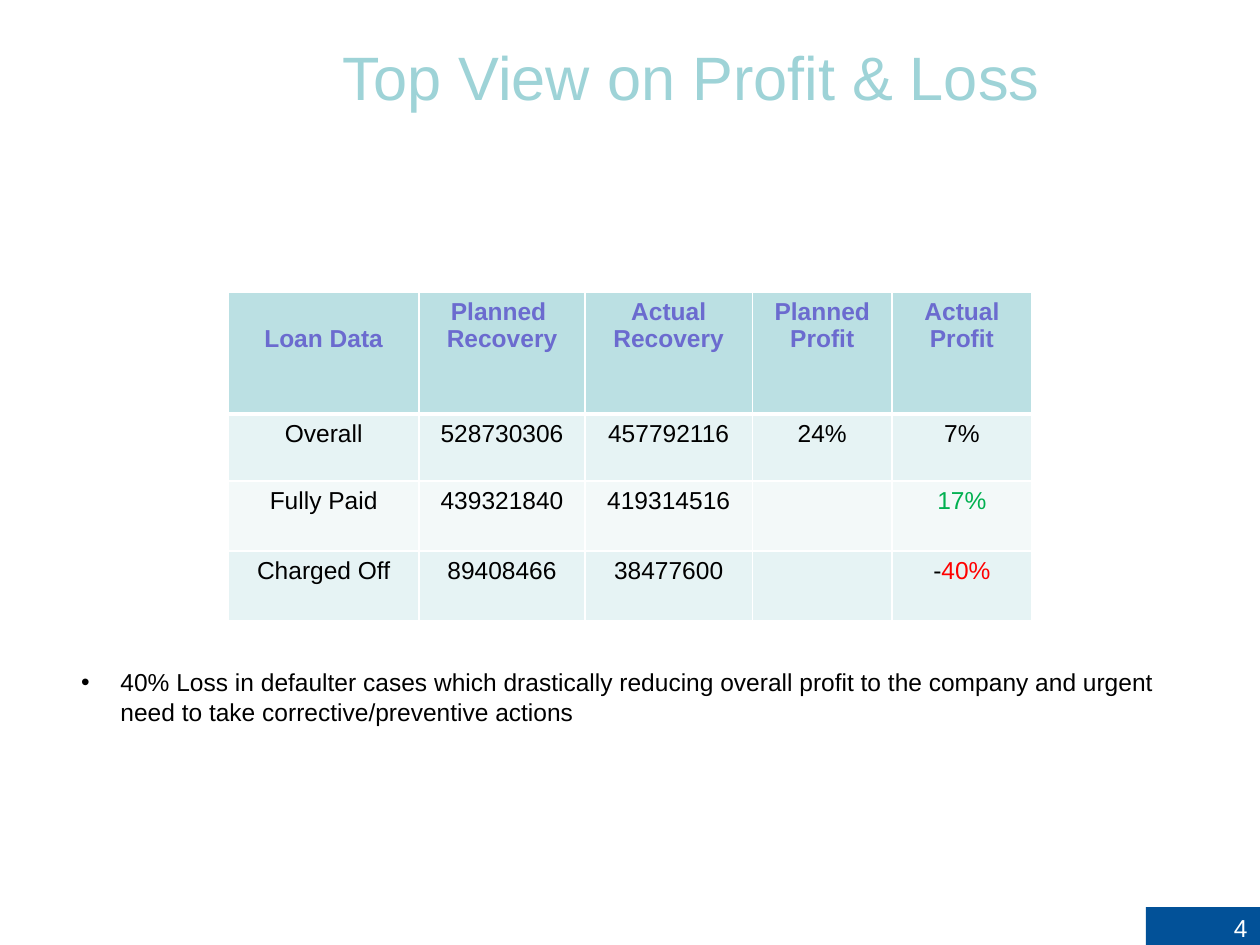
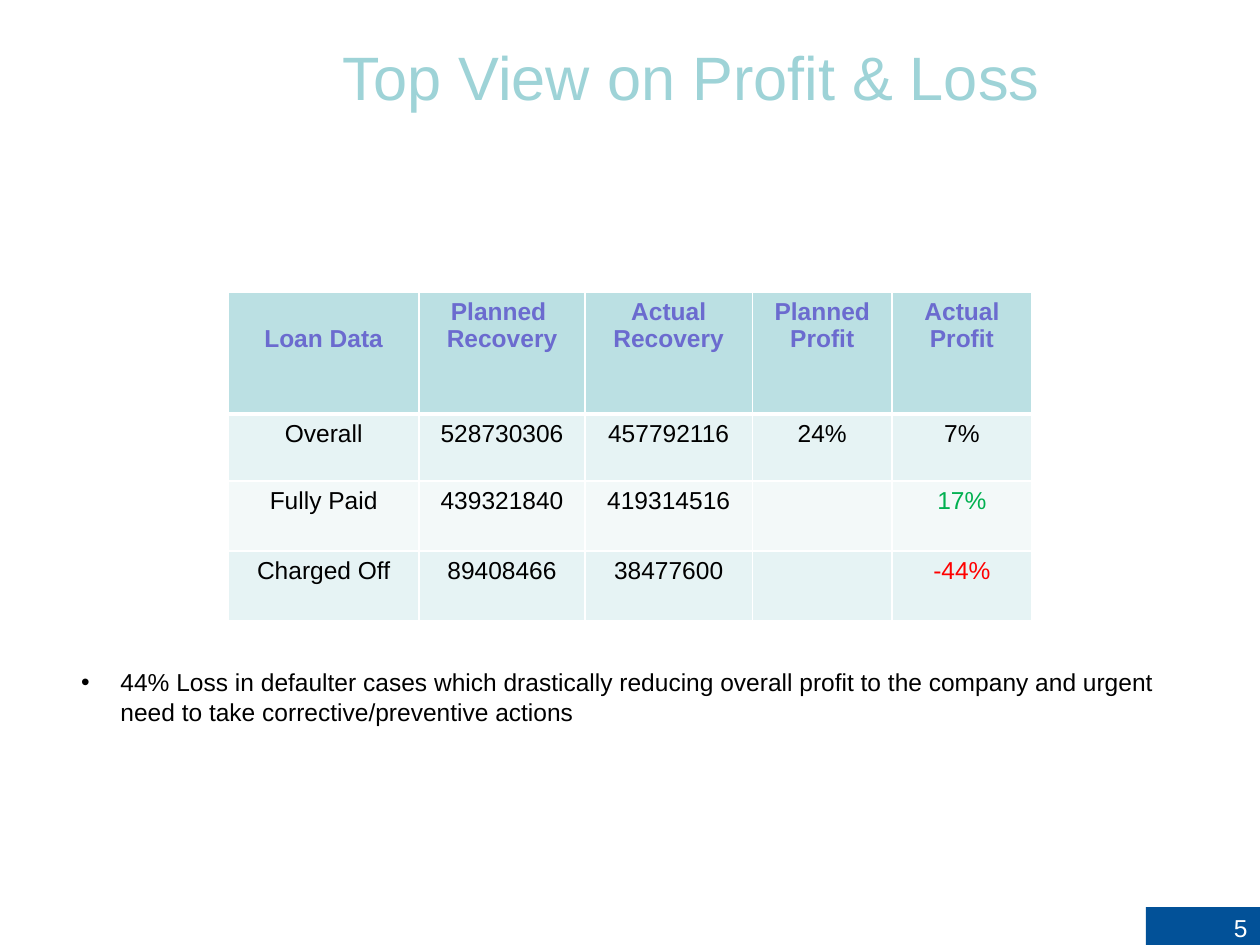
Before and after one commit to RujDha/LendingClub-CaseStudy, a slide deck: slide 5 of LeandingClub-CaseStudy.pptx (slide 4 before the commit). Drawn at 1260x945 pixels with LibreOffice and Linux fonts; fonts in the diff are those of the drawing; background and template pictures are left out. Boxes give left, top, right and bottom in pixels: in the first picture for what was removed or moved away, otherwise in the second. Text is boxed around its words. In the diff, an @@ line names an element or a change of style, - is before the commit and + after.

```diff
--- a/LeandingClub-CaseStudy.pptx
+++ b/LeandingClub-CaseStudy.pptx
@@ table at (x1=228, y1=292, x2=1033, y2=621) @@
-row 4, column 5: -40%
+row 4, column 5: -44%
@@ text at (x1=120, y1=673, x2=1152, y2=726): text changed @@
-• 40% Loss in defaulter cases which drastically reducing overall profit to the company and urgent need to take corrective/preventive actions
+• 44% Loss in defaulter cases which drastically reducing overall profit to the company and urgent need to take corrective/preventive actions
@@ page number at (x1=1234, y1=920, x2=1248, y2=938): text changed @@
-4
+5
```
Also in this commit, not shown: 12 other slides changed, 2 slides added, 2 other files.
